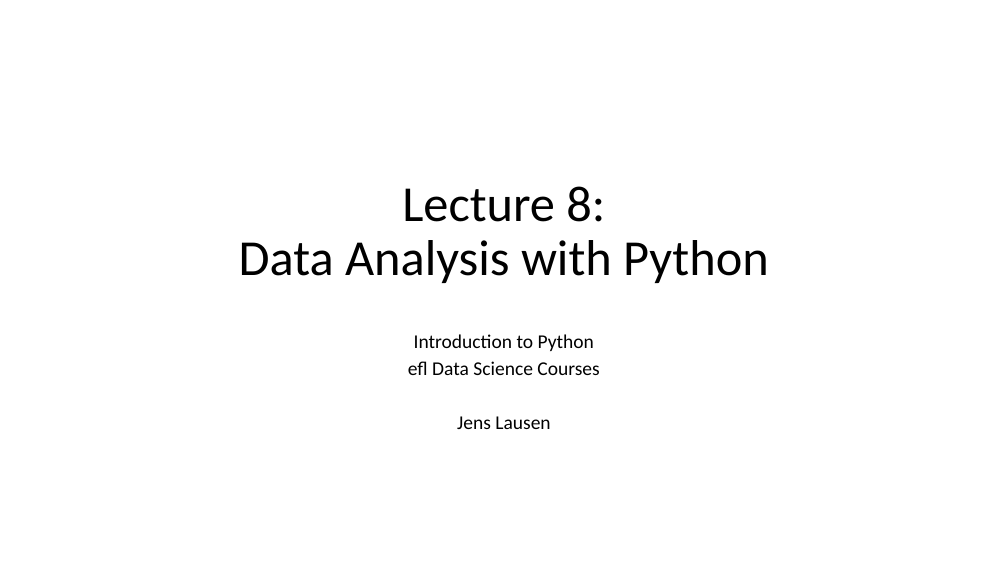
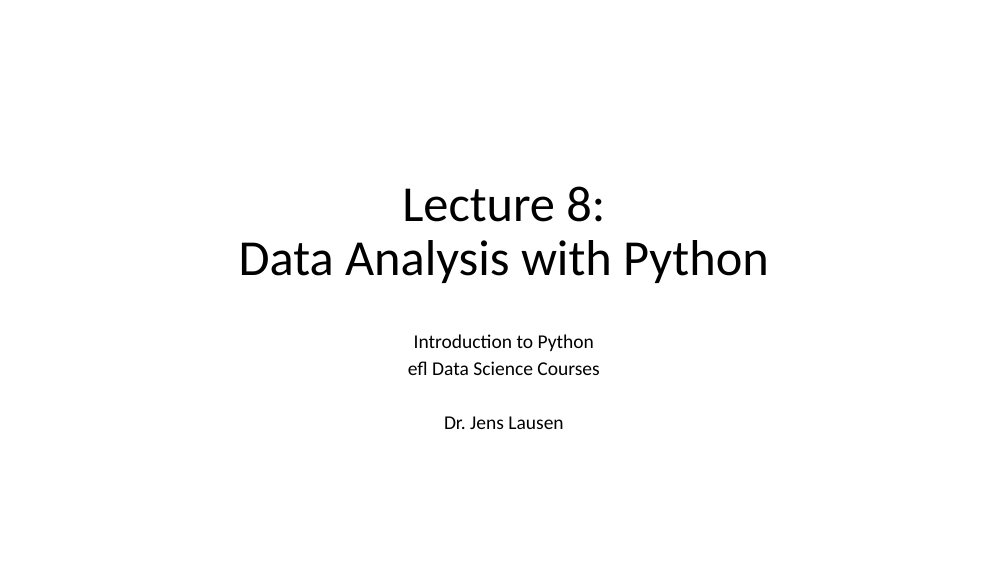
Before and after one commit to efldatascience/ds-courses, a slide deck: slide 1 of 1-Introduction-to-Python/day-2/8-dataAnalysis/8-Data_Analysis.pptx. Drawn at 1008x567 pixels with LibreOffice and Linux fonts; fonts in the diff are those of the drawing; background and template pictures are left out. Boxes give left, top, right and bottom in pixels: in the first picture for what was removed or moved away, otherwise in the second. Text is boxed around its words. In the diff, an @@ line names an element or a change of style, - is before the commit and + after.

```diff
--- a/1-Introduction-to-Python/day-2/8-dataAnalysis/8-Data_Analysis.pptx
+++ b/1-Introduction-to-Python/day-2/8-dataAnalysis/8-Data_Analysis.pptx
@@ subtitle at box(444, 416, 563, 429): text changed @@
-Jens Lausen
+Dr. Jens Lausen
```
Also in this commit, not shown: 21 other slides changed, 1 other file.
